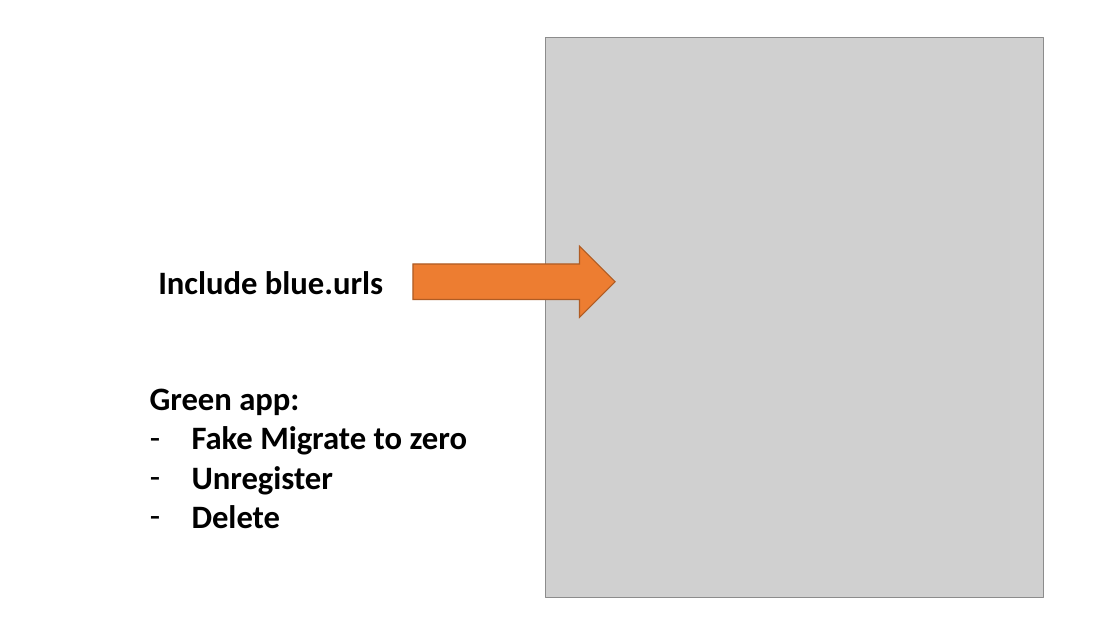
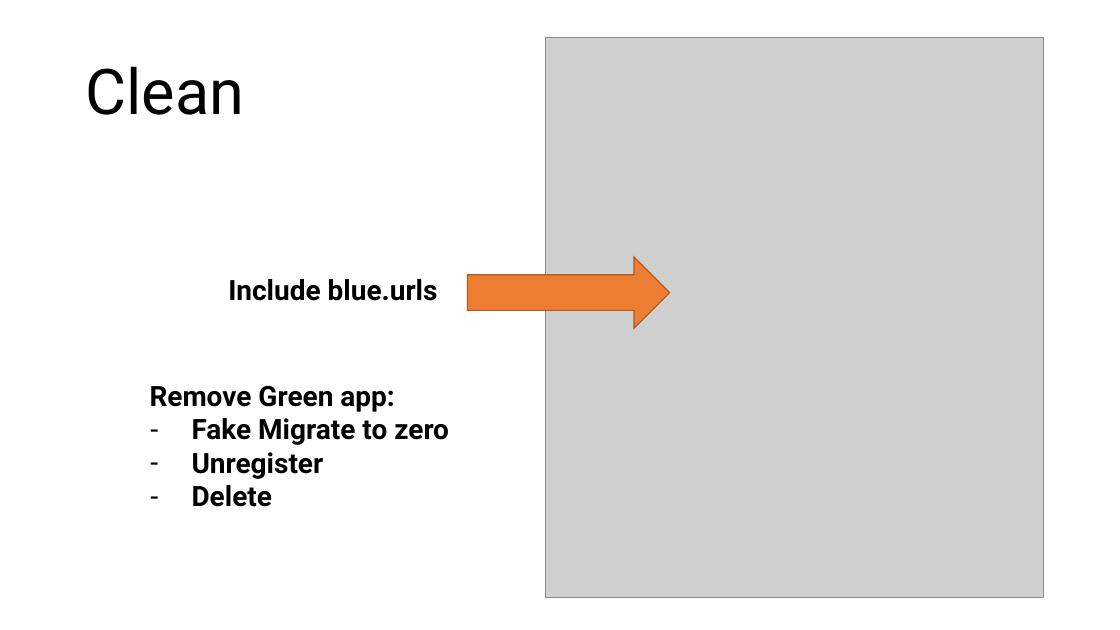
Before and after one commit to yotammanor/bluegreenbooks, a slide deck: slide 37 of PyWebIL - App Based Blue Green Migrations With Django.pptx (slide 35 before the commit). Drawn at 1120x630 pixels with LibreOffice and Linux fonts; fonts in the diff are those of the drawing; grey boxes stand for pictures. Boxes give left, top, right and bottom in pixels: in the first picture for what was removed or moved away, otherwise in the second. Text is boxed around its words. In the diff, an @@ line names an element or a change of style, - is before the commit and + after.

```diff
--- a/PyWebIL - App Based Blue Green Migrations With Django.pptx
+++ b/PyWebIL - App Based Blue Green Migrations With Django.pptx
@@ title added at box(85, 66, 244, 115), 54 pt, text #000000 @@
+Clean
@@ text "Include blue.urls": place and size @@
-text "Include blue.urls" at box(158, 271, 383, 295)
+text "Include blue.urls" at box(228, 279, 438, 301)
@@ text "Include blue.urls" at box(228, 279, 438, 301): size 28 to 24 pt, font Calibri to Roboto @@
@@ right arrow: place and size @@
-right arrow at box(413, 246, 616, 318)
+right arrow at box(467, 257, 670, 329)
@@ text at box(150, 386, 394, 412): text changed; size 28 to 24 pt; font Calibri to Roboto @@
-Green app:
+Remove Green app:
@@ text at box(192, 418, 449, 507): size 28 to 24 pt, font Calibri to Roboto in "Fake Migrate to zero", "Unregister", "Delete" @@
```
Also in this commit, not shown: 29 other slides changed, 5 slides added, 3 slides removed.
